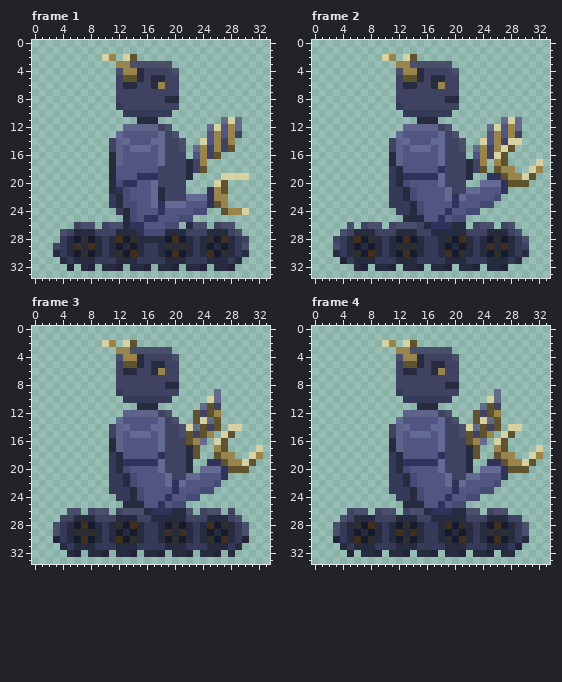
File history of a pixel-art file, assets/images/characters/construction_bot_walking.aseprite. That is the earlier state.
34x34 pixels, 8 frames. Shown: frame 1, frame 2, frame 3, frame 4. The commit also changed other frames, which this record leaves out.
After the commit:
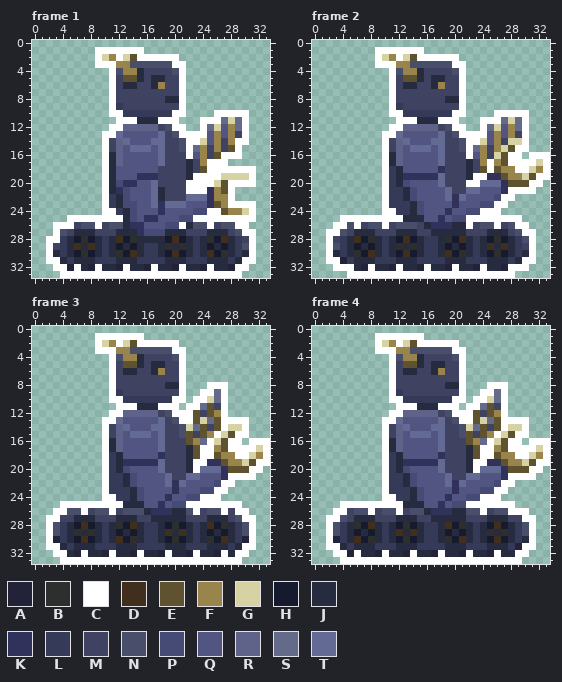
Palette (. is transparent): A #222338  B #2d2e2e  C #ffffff  D #402f1c  E #5e522f  F #99854b  G #d6d2a3  H #161a2e  J #272b40  K #31325c  L #363a59  M #3f4361  N #494f6b  P #464b75  Q #525582  R #5f638a  S #636a8a  T #636a94
From old to new:
Changed rows in their new state; - is an unchanged pixel.
Frame 1, layer "outline":
first column x 2:
 1 -------CCCCCCC----------------
 2 -------C--C--CCCCCC-----------
 3 -------CCC--------CC----------
 4 ---------C---------C----------
 5 ---------C---------C----------
 6 ---------C---------C----------
 7 ---------C---------C----------
 8 ---------C---------C----------
 9 ---------C---------C----------
10 ---------CC-------CC----CCCCC-
11 ----------CCC---CCC---CCC---C-
12 ---------CC-------CC--C-----C-
13 --------CC---------CCCC-----C-
14 --------C-----------CC-----CC-
15 --------C-----------C------C--
16 --------C-----------C----CCC--
17 --------C--------------CCC----
18 --------C--------------CCCCCCC
19 --------C------------CCCC----C
20 --------C-----------CCCC--CCCC
21 --------C-----------CCC---C---
22 --------C-----------------C---
23 --------C-----------------CCCC
24 --------CC-------------CC----C
25 ---CCCCCCCC----------CCCCCCCCC
26 -CCC---C-----------C---C---CC-
27 -C--------------------------CC
28 CC---------------------------C
29 C----------------------------C
30 C----------------------------C
31 CC--------------------------CC
32 -CC-C--C---C---C---C---C---CC-
33 --CCCCCCCCCCCCCCCCCCCCCCCCCC--
Frame 2, layer "outline":
first column x 2:
 1 -------CCCCCCC------------------
 2 -------C--C--CCCCCC-------------
 3 -------CCC--------CC------------
 4 ---------C---------C------------
 5 ---------C---------C------------
 6 ---------C---------C------------
 7 ---------C---------C------------
 8 ---------C---------C------------
 9 ---------C---------C------------
10 ---------CC-------CC----CCCCC---
11 ----------CCC---CCC---CCC---C---
12 ---------CC-------CC--C-----C---
13 --------CC---------CCCC-----C---
14 --------C-----------CC------C---
15 --------C-----------C------CC---
16 --------C-----------C-----CC-CCC
17 --------C--------------C--CCCC-C
18 --------C--------------C---CC--C
19 --------C------------CC-------CC
20 --------C-----------CC-------CC-
21 --------C-----------------CCCC--
22 --------C----------------CC-----
23 --------C---------------CC------
24 --------CC------------CCC-------
25 --CCCCCCCCC---------CCCCCCCC----
26 -CC-C---C-----------C---C--CC---
27 CC--------------------------CC--
28 C----------------------------C--
29 C----------------------------C--
30 C----------------------------C--
31 CC--------------------------CC--
32 -CCC--C---C---C---C---C---CCC---
33 ---CCCCCCCCCCCCCCCCCCCCCCCC-----
Frame 3, layer "outline":
first column x 2:
 1 -------CCCCCCC------------------
 2 -------C--C--CCCCCC-------------
 3 -------CCC--------CC------------
 4 ---------C---------C------------
 5 ---------C---------C------------
 6 ---------C---------C------------
 7 ---------C---------C------------
 8 ---------C---------C---CCC------
 9 ---------C---------C--CC-C------
10 ---------CC-------CC-CC--C------
11 ----------CCC---CCC-CC---C------
12 ---------CC-------CCC----C------
13 --------CC---------CC----CCCC---
14 --------C----------------C--C---
15 --------C---------------C--CC---
16 --------C--------------C--CC-CCC
17 --------C-------------CC--CCCC-C
18 --------C-------------CC---CC--C
19 --------C------------CC-------CC
20 --------C------------C-------CC-
21 --------C-----------------CCCC--
22 --------C----------------CC-----
23 --------C---------------CC------
24 --------CC------------CCC-------
25 --CCCCCCCCC---------CCCCCCCC----
26 -CC--C---C-----------C---C-CC---
27 CC--------------------------CC--
28 C----------------------------C--
29 C----------------------------C--
30 C----------------------------C--
31 CC--------------------------CC--
32 -CC--C---C---C---C---C---C-CC---
33 --CCCCCCCCCCCCCCCCCCCCCCCCCC----
Frame 4, layer "outline":
first column x 2:
 1 -------CCCCCCC------------------
 2 -------C--C--CCCCCC-------------
 3 -------CCC--------CC------------
 4 ---------C---------C------------
 5 ---------C---------C------------
 6 ---------C---------C------------
 7 ---------C---------C------------
 8 ---------C---------C---CCC------
 9 ---------C---------C--CC-C------
10 ---------CC-------CC-CC--C------
11 ----------CCC---CCC-CC---C------
12 ---------CC-------CCC----C------
13 --------CC---------CC----CCCC---
14 --------C----------------C--C---
15 --------C---------------C--CC---
16 --------C--------------C--CC-CCC
17 --------C-------------CC--CCCC-C
18 --------C-------------CC---CC--C
19 --------C------------CC-------CC
20 --------C------------C-------CC-
21 --------C-----------------CCCC--
22 --------C----------------CC-----
23 --------C---------------CC------
24 --------CC------------CCC-------
25 --CCCCCCCCC---------CCCCCCC-----
26 -CC---C---C-----------C---CCC---
27 CC--------------------------CC--
28 C----------------------------C--
29 C----------------------------C--
30 C----------------------------C--
31 CC--------------------------CC--
32 -CC-C---C---C---C---C---C--CC---
33 --CCCCCCCCCCCCCCCCCCCCCCCCCC----
Boxes around the changes in both pictures, in picture pixels (x1, y1, x2, y2):
added: (46, 47, 256, 278)
added: (326, 47, 550, 278)
added: (46, 333, 270, 564)
added: (326, 333, 550, 564)
